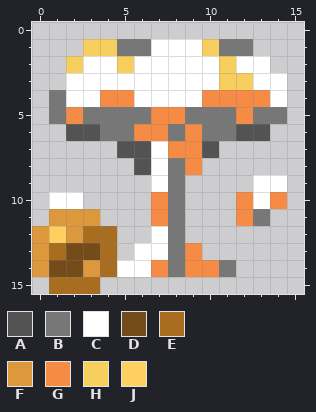
Edited in one commit: pixel-art sprite (files/ui_gfx/gun_actions/hitfx_explosion_alcohol.png). The first picture shows the starting point.
The file is 16x16 pixels.
Palette (. is transparent): A #535353  B #777777  C #ffffff  D #744c1a  E #a86d1f  F #dd973c  G #f58b44  H #f7cf5f  J #ffd061
Pixels before, first column x 0:
 1 ...HHBBCCCHBB..
 2 ..HCCHCCCCCHCC.
 3 ..CCCCCCCCCHHCC
 4 .BCCGGCCCCGGGGC
 5 .BGBBBBGGBBBGBB
 6 ..AABBGGBGBBAA.
 7 .....AACGGA....
 8 ......ACBG.....
 9 .......CB....CC
10 .CC....GB...GCG
11 .FFF...GB...GB.
12 FJFEE..CB......
13 FEDDE.CCBG.....
14 FDDFECCGBGGB...
15 .EEE...........
After:
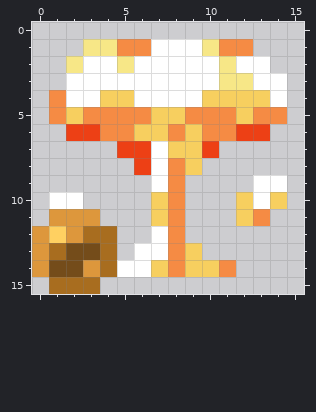
The author wrote: Fire/explosion color consistency fixes
What changed:
colour A: #535353 -> #ed4015
colour B: #777777 -> #f58b44
colour G: #f58b44 -> #f7cf5f
colour H: #f7cf5f -> #f7e787
